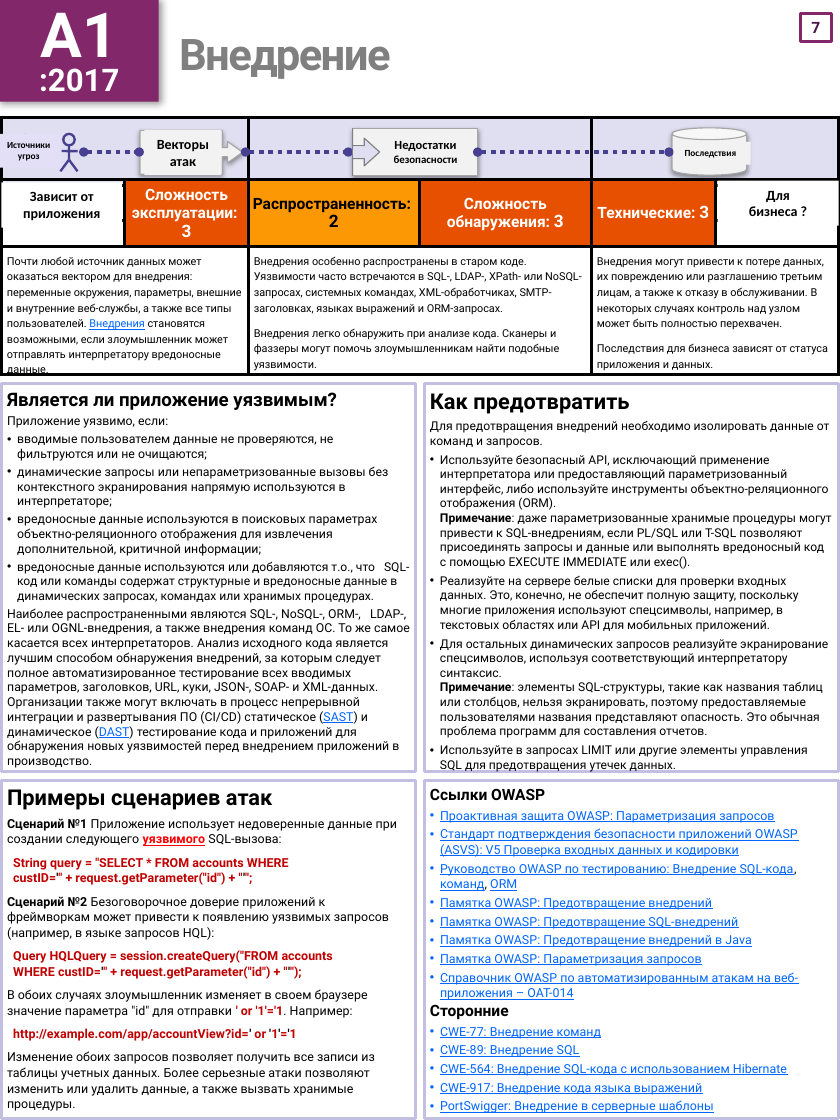
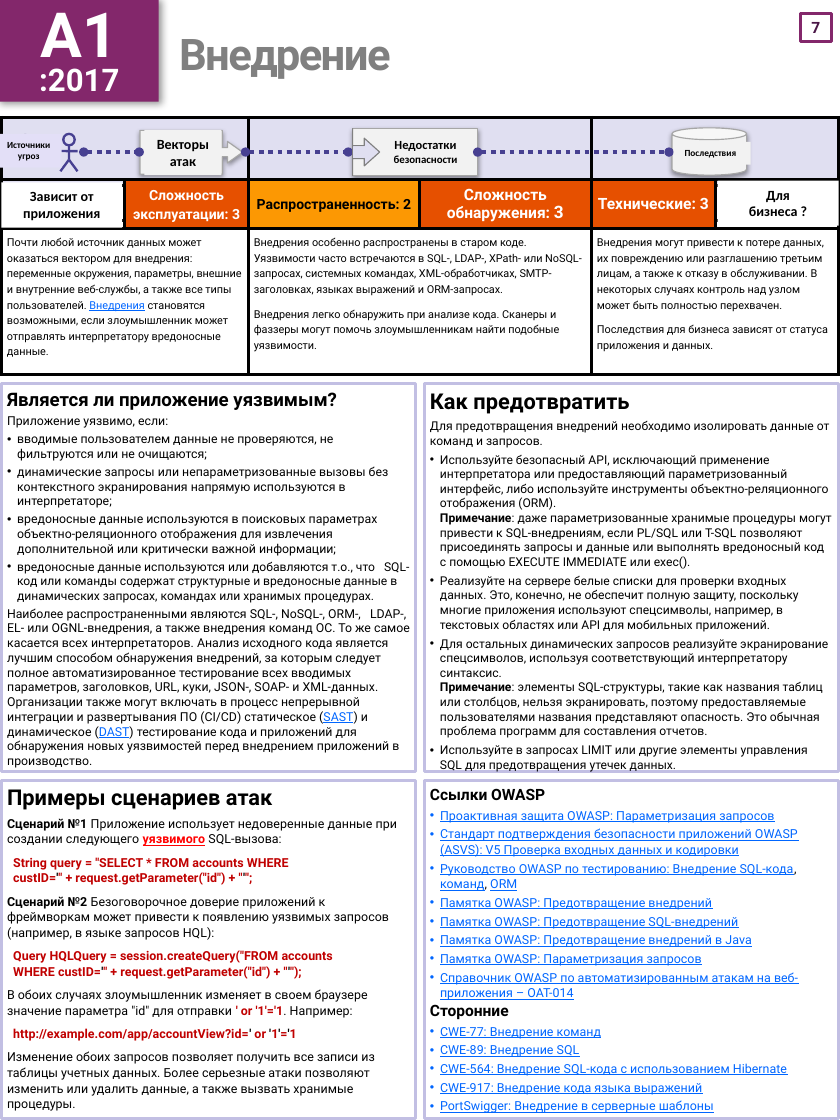
Before and after one commit to OWASP/Top10, a slide deck: slide 8 of 2017/OWASP Top 10-2017-ru.pptx. Drawn at 840x1120 pixels with LibreOffice and Linux fonts; fonts in the diff are those of the drawing. Boxes give left, top, right and bottom in pixels: in the first picture for what was removed or moved away, otherwise in the second. Text is boxed around its words. In the diff, an @@ line names an element or a change of style, - is before the commit and + after.

```diff
--- a/2017/OWASP Top 10-2017-ru.pptx
+++ b/2017/OWASP Top 10-2017-ru.pptx
@@ table at box(1, 119, 839, 364) @@
@@ size 10 to 9 pt in "Сложность эксплуатации:", "Распространенность:" @@
@@ size 11 to 9 pt in "3", "2" @@
@@ size 11 to 10 pt in "3" @@
@@ text at box(17, 516, 378, 556): text changed @@
-• вредоносные данные используются в поисковых параметрах объектно-реляционного отображения для извлечения дополнительной, критичной информации;
+• вредоносные данные используются в поисковых параметрах объектно-реляционного отображения для извлечения дополнительной или критически важной информации;
```
Also in this commit, not shown: 19 other slides changed, 14 other files.
